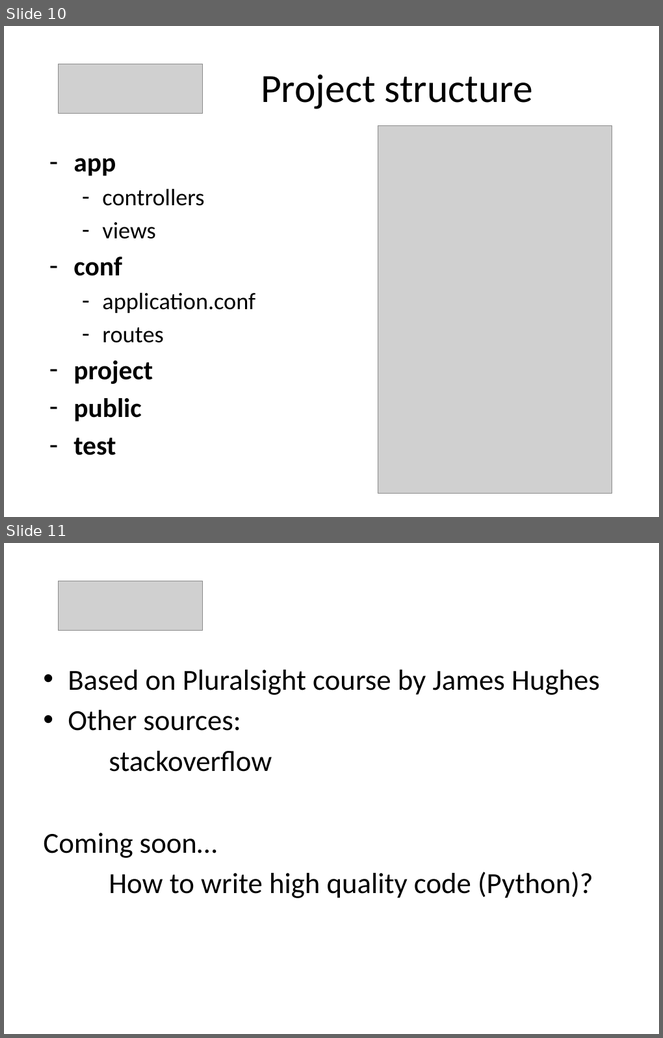
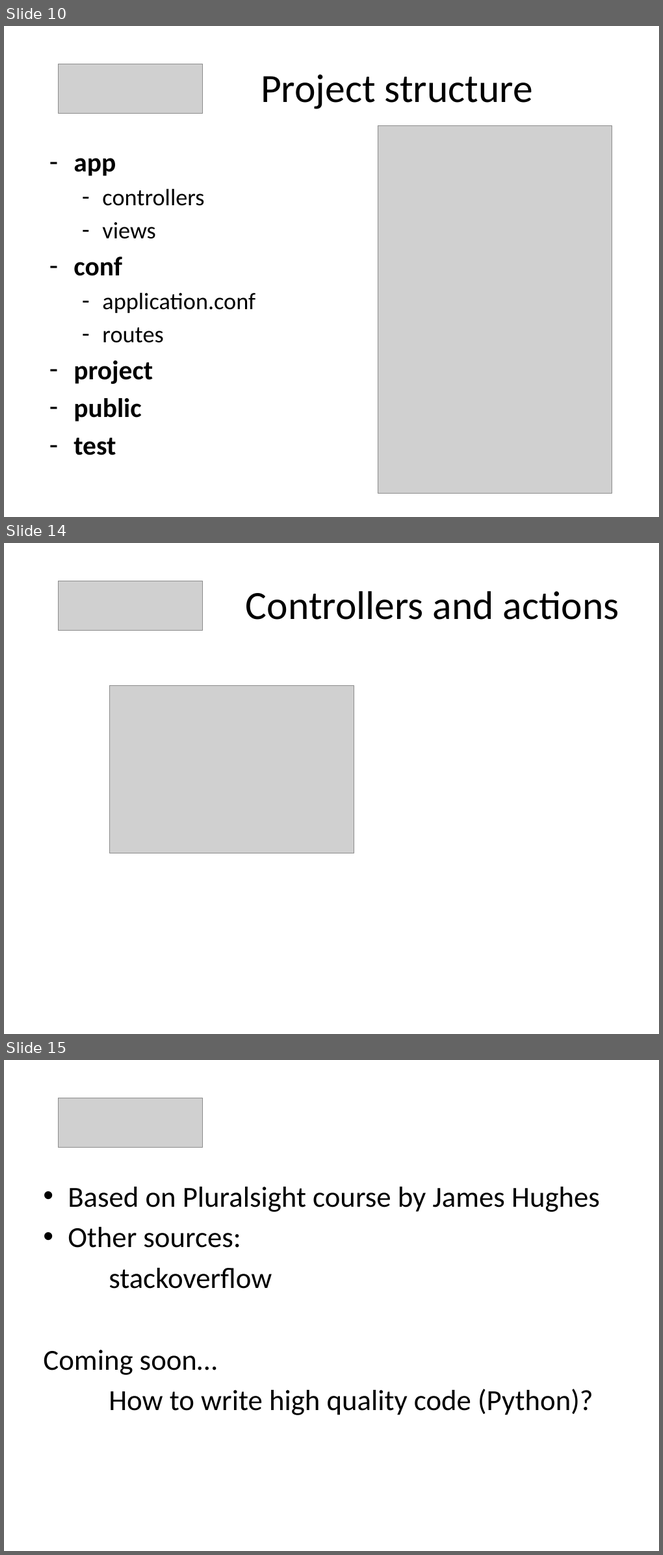
Before and after one commit to martadoberschuetz/dev_training, a slide deck: Play take 2.pptx. Shown one above the other, each under a label of ours: slides 10 and 11 before the commit, slides 10, 14 and 15 after it; the slides between them are not shown. The pictures are 663x1038 and 663x1555 pixels, drawn with LibreOffice and Linux fonts; fonts in the diff are those of the drawing; grey boxes stand for pictures. Boxes give left, top, right and bottom in pixels: in the first picture for what was removed or moved away, otherwise in the second. Text is boxed around its words. In the diff, an @@ line names an element or a change of style, - is before the commit and + after.

```diff
--- a/Play take 2.pptx
+++ b/Play take 2.pptx
@@ slide 14 added at [4, 543, 659, 1034], background #FFFFFF @@
@@ picture added at [59, 581, 202, 630] @@
@@ title added at [246, 591, 620, 620], 44 pt, text #000000 @@
+Controllers and actions
@@ picture added at [109, 686, 354, 854] @@
@@ what was slide 11 is now slide 15 @@
```
Also in this commit, not shown: 3 other slides added.
